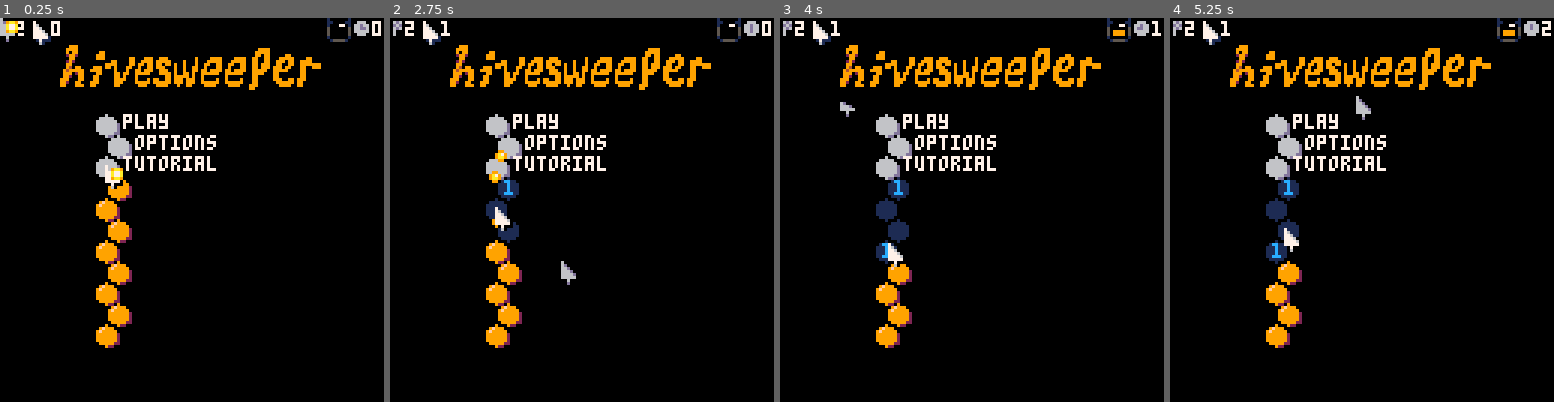
Above: before the commit, frames 1-4 (left to right).
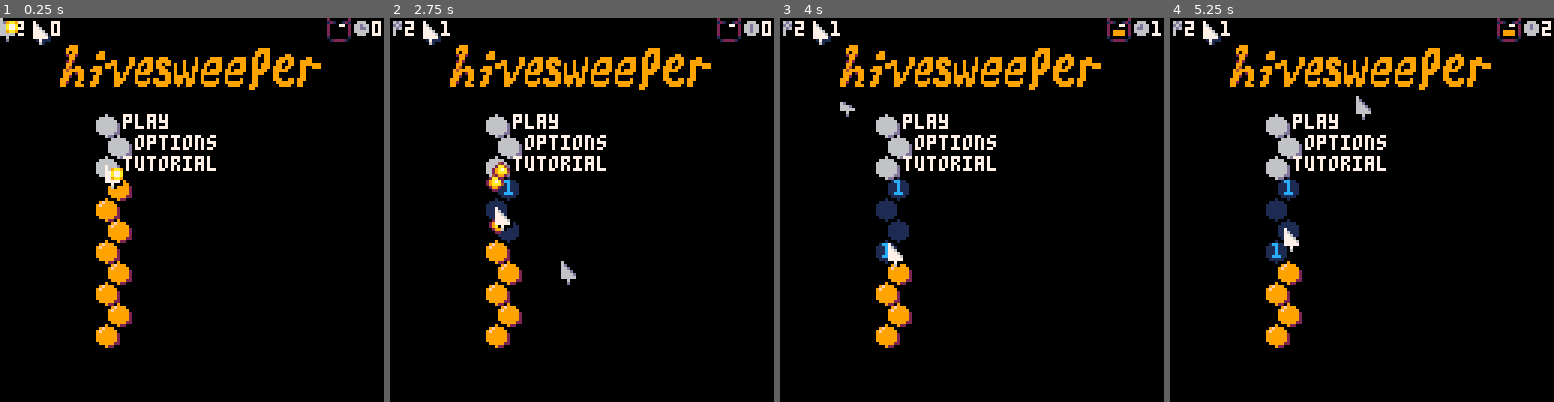
Above: after the commit, the same moments.

Repository: seaspaces27/hivesweeper-p8
Game: PICO-8 cartridge hivesweeper.p8
The game is run twice, just before and just after one commit, with the same random seed, the same clock (stepped at 60 frames per second) and the same inputs.
Inputs (mouse positions are in pixels of both pictures, inside the frame that each line leads up to):
- Up to frame 1 (0.25 s): no input
- Up to frame 2 (2.75 s): tap X (X key) at 0.33, 1.07, 1.85 s; click (670, 121) at 0.67 s; tap O (Z key) at 0.7, 1.7, 2.1, 2.5 s; click (436, 267) at 1.22 s; hold Right 1.6-2.1 s; click (497, 114) at 1.77 s; hold Up 2.15-2.42 s; click (562, 259) at 2.32 s; hold Right from 2.47 s (still down)
- Up to frame 3 (4 s): click (1014, 106) at 2.87 s; tap O (Z key) at 2.9, 3.3, 3.7 s; tap X (X key) at 2.97 s; release Right at 3.03 s; hold Left 3.08-3.58 s; click (1075, 256) at 3.42 s; hold Down 3.63-3.97 s; click (841, 102) at 3.97 s
- Up to frame 4 (5.25 s): hold Right 4.02-4.68 s; tap X (X key) at 4.08, 5.2 s; tap O (Z key) at 4.1, 4.5, 4.9 s; click (1292, 248) at 4.52 s; hold Up 4.73-5.03 s; click (1354, 94) at 5.07 s; hold Left from 5.08 s (still down)

The runs differ from the first frame. In frame 1, 0.1% of the frame differs, in the area x 85-92%, y 0-7%; in frame 2, 0.5%, in the area x 25-92%, y 0-57%; in frame 3, 0.1%; in frame 4, 0.1%.

Commit message:
up-down inputs now zigzag
previously, holding only up or down would move the player diagonally

Diff:
--- a/hivesweeper.p8
+++ b/hivesweeper.p8
@@ -43,7 +43,7 @@
   --end_bits()
  end
  menu.tut=function(s)
-  new_hive(3,3,0)
+  new_hive(3,3,0)honeyjar.ui_pos=false
   hidden[1]=true
   hidden[7]=true
   players[1].no_inp=true
@@ -54,6 +54,8 @@
   new_titlecard("get honey",90,-1)
  end
  menu.updtut=function(s)
+  honeyjar.x=lerp(honeyjar.x,60,.1)
+  honeyjar.y=lerp(honeyjar.y,48+48,.1)
   if(#titlecards==0)s.tut_frame+=1
   if s.tut_frame==60 then
    //players[1].hin=1
@@ -81,6 +83,11 @@
   end
   if s.tut_frame==230 then
    players[1].id=7
+   debug=true
+  end
+  if s.tut_frame==260 then
+   mines[2]=true
+   sfx(11)
   end
   --players[1].hin=1
  end
@@ -493,7 +500,7 @@
    id=3
   end
   --if debug
-  if debug and beehive[i]=="b"then
+  if debug and mines[i]==true then
    id=5
   end
   if revealed[i]and mines[i]==true then
@@ -540,6 +547,9 @@
  for i=#parts,1,-1 do
   local pa=parts[i]
   pa:drw()
+ end
+ for i=#hblobs,1,-1 do
+  hblobs[i]:drw_outline()
  end
  for i=#hblobs,1,-1 do
   hblobs[i]:drw()
@@ -865,20 +875,23 @@
 honeyjar={}
 honeyjar.x=109
 honeyjar.y=0
+honeyjar.ui_pos=true
 honeyjar.init=function(s)
  honeyjar.open=true
  honeyjar.pips=0
  honeyjar.pressed=10
+ honeyjar.ui_pos=true
 end honeyjar:init()
 honeyjar.drw=function(s)
  local id=26 local oy=s.pressed==0 and 0 or 1
  if(s.open)id=25
 
- local p=flr((s.pips/(#hives_screen_pos-total_bees))*4)
+ local p=flr((s.pips/(#hives_screen_pos-total_bees))*4)--+(s.pressed>0 and 2 or 0)
  if(s.pips>0)rectfill(s.x+2,s.y+oy+5-p,s.x+5,s.y+oy+5,9)
  if(p>=4)s.open=false id=25
  spr(id,s.x,s.y+oy)
  s.pressed=max(s.pressed-1,0)
+ --if(s.pressed>0)spr(27,s.x,s.y+oy-p-2)
 end
 
 hblobs={}
@@ -900,15 +913,16 @@
    s.offset,.1)
    --s.y=lerp(s.y,honeyjar.y-4,.05)
    if(s.x==s.offset or s.t>8)s.phase=2s.offset=y
-   s.y=lerp(s.y,s.y-3,.3)
+   s.y=lerp(s.y,s.y-3,.1)
   elseif s.phase==2then
    s.x=lerp(s.x,honeyjar.x,.12)
-   s.y=lerp(s.y,honeyjar.y-9,--.05
-   (abs(honeyjar.y-s.y)/64)*.2
+   s.y=lerp(s.y,honeyjar.y,--.05
+   (mid(.4,.24,abs(honeyjar.y-s.y)/64)*.4)
    )
    --if(s.x==honeyjar.x)s.phase=3
   end
-  if abs(s.y-honeyjar.y)<3 then
+  if abs(s.y-honeyjar.y)<4
+  and abs(s.x-honeyjar.x)<4 then
    honeyjar.pips+=1
    honeyjar.pressed=2
    del(hblobs,s)
@@ -919,6 +933,11 @@
 	 	spr(40,s.x,s.y)
 	 elseif s.phase<=2then
 	  spr(34,s.x,s.y)
+	 end
+ end
+ hb.drw_outline=function(s)
+	 if s.phase~=0 and s.phase<=2then
+	  spr(35,s.x,s.y)
 	 end
  end
  add(hblobs,hb)
@@ -987,7 +1006,10 @@
  local to=
  not t_end and t_start and((flr(1+time()-t_start)%4)*4)or 0
  sspr(0,16+to,5,5,128-l-6,ty)
- honeyjar.x=128-l-15
+ if honeyjar.ui_pos then
+  honeyjar.x=128-l-15
+  honeyjar.y=0
+ end
  honeyjar:drw()
 end
 -->8
@@ -998,6 +1020,7 @@
 	plr.id=1plr.pl=i-1plr.c=i plr.first_call=true
 	plr.cooldown=0
 	plr.x=64 plr.y=64
+	plr.side=ceil(rnd(1))==1 and true
 	plr.hin=0plr.vin=0
 	plr.prev_hin=plr.hin
 	plr.prev_hin=plr.hin
@@ -1037,14 +1060,18 @@
 	 if s.cooldown==0then --move speed
 	  --local cl=8
 	 	local adj=neighbours(s.id)
-	 	if s.vin==1 then --down
+	 	if s.hin==1then s.side=true
+	 	elseif s.hin==-1then s.side=false end
+	 	if s.vin==1then --down
 	 	 s.togo=transpose(s.id,
 		 	 (s.hin==1and "br")or
 		 	 (s.hin==-1and "bl")or
 		 	 (s.hin==0and
-		 	  (s.last_hin==1and "br")or
-		 	  (s.last_hin==-1and "bl")
+		 	  (s.side and "br"or"bl")
+		 	  --(s.last_hin==1and "br")or
+		 	  --(s.last_hin==-1and "bl")
 		 	))
+		 	if(s.hin==0)s.side=not s.side
 		 	--go to empty space
 		 	if transpose(s.id,"br")==nil then
 		 	 s.togo=transpose(s.id,"bl")
@@ -1059,9 +1086,9 @@
 		 	 (s.hin==1and "tr")or
 		 	 (s.hin==-1and "tl")or
 		 	 (s.hin==0and
-		 	  (s.last_hin==1and "tr")or
-		 	  (s.last_hin==-1and "tl")
+		 	  (s.side and "tr"or"tl")
 		 	))
+		 	if(s.hin==0)s.side=not s.side
 		 	--go to empty space
 		 	if transpose(s.id,"tr")==nil then
 		 	 s.togo=transpose(s.id,"tl")
@@ -1162,22 +1189,22 @@
 007007009999999211111110000100000000000099f9f99201101010000666000a11aa110aaaaaa0000550000005500000500500000550000000000000000000
 00000000099999220111110000000000070007000999992500111100000011100011aa0000aaaa00000000000000000000000000000000000000000000000000
 00000000000922000001000000000000000700000009250000010000000000000000000000000000000000000000000000000000000000000000000000000000
-60006d60600000006d00000000040000000000000000000000010000000000000077770010000001878787870000000000000000000000000000000000000000
-6600d6d06d000000666d000009494900000000000000000001112200000000000077770011000011110000110000000000000000000000000000000000000000
-66606d6066d000006666610094949490000100000000000011222220000000000066660010007701100077010000000000000000000000000000000000000000
-6d006000666d00000161110049494942001910000000000011202020000000000011aa0050000005500000050000000000000000000000000000000000000000
-606060006666d00000d1000094949492001910000000000011220220000000000a11aa1150000005500000050000000000000000000000000000000000000000
-00000000666661000000000049494942000100000000000011202020000000001a11aa1150000005500000050099000000000000000000000000000000000000
-00000000016111000000000004949420000000000000000001222200000000000a11aa1110000001100000010999000000000990000000000000000000000000
-0000000000d100000000000000092000000000000000000000020000000000000011aa0001555510015555109999900990099999000000000000000000000000
-0666000000000000000000000000000000000000000000000000000000000000a00000a0700000a0000000000000000000000000000000000000000000000000
-66d66000009aa9000009900000000000000000000000000000000000000000000900090000000000000000000000000000000000000000000000000000000000
-66dd600000a77a00009a790000000000000000000000000000000000000000000000000000000000000000000000000000000000000000000000000000000000
-6666600000a77a00009aa90000000000000000000000000000000000000000000000000000000000000000000000000000000000000000000000000000000000
-06660000009aa9000009900000000000000000000000000000000000000000000000000000000000000000000000000000000000000000000000000000000000
-66d66000000000000000000000000000000000000000000000000000000000000a00090000000000000000000000000000000000000000000000000000000000
-66d6600000000000000000000000000000000000000000000000000000000000900000a0a0000070000000000000000000000000000000000000000000000000
-66d66000000000000000000000000000000000000000000000000000000000000000000000000000000000000000000000000000000000000000000000000000
+60006d60600000006d00000000040000000000000000000000010000000000000077770020000002878787870000000000000000000000000000000000000000
+6600d6d06d000000666d000009494900000000000000000001112200000000000077770012100121121001210000000000000000000000000000000000000000
+66606d6066d000006666610094949490000100000000000011222220000000000066660020007702200077020000000000000000000000000000000000000000
+6d006000666d00000161110049494942001910000000000011202020000000000011aa0020000002200000020000000000000000000000000000000000000000
+606060006666d00000d1000094949492001910000000000011220220000000000a11aa1120000002200000020000000000000000000000000000000000000000
+00000000666661000000000049494942000100000000000011202020000000001a11aa1120000002200000020000000000000000000000000000000000000000
+00000000016111000000000004949420000000000000000001222200000000000a11aa1110000001100000010000000000000990000000000000000000000000
+0000000000d100000000000000092000000000000000000000020000000000000011aa0001222210012222100099990090099999000000000000000000000000
+0666000000000000000000000004200000000000000000000000000000000000a00000a0700000a0000000000000000000000000000000000000000000000000
+66d66000009aa900000aa00000299400000000000000000000000000000000000900090000000000000000000000000000000000000000000000000000000000
+66dd600000a77a00009a7a0002999920000000000000000000000000000000000000000000000000000000000000000000000000000000000000000000000000
+6666600000a77a00009aaa0002999940000000000000000000000000000000000000000000000000000000000000000000000000000000000000000000000000
+06660000009aa9000009900000299200000000000000000000000000000000000000000000000000000000000000000000000000000000000000000000000000
+66d66000000000000000000000022000000000000000000000000000000000000a00090000000000000000000099000000000000000000000000000000000000
+66d6600000000000000000000000000000000000000000000000000000000000900000a0a0000070000000000999000000000000000000000000000000000000
+66d66000000000000000000000000000000000000000000000000000000000000000000000000000000000000999909000000000000000000000000000000000
 06660000000600000006000000090000000900200009005020090020000000000000000000000000000000000000000000000000000000000000000000000000
 66d6600006666600066666000999990009a9990009a9990009999900000000000000000000000000000000000000000000000000000000000000000000000000
 6dd660006656666066566560999999909a9999909a99999099797990000000000000000000000000000000000000000000000000000000000000000000000000
